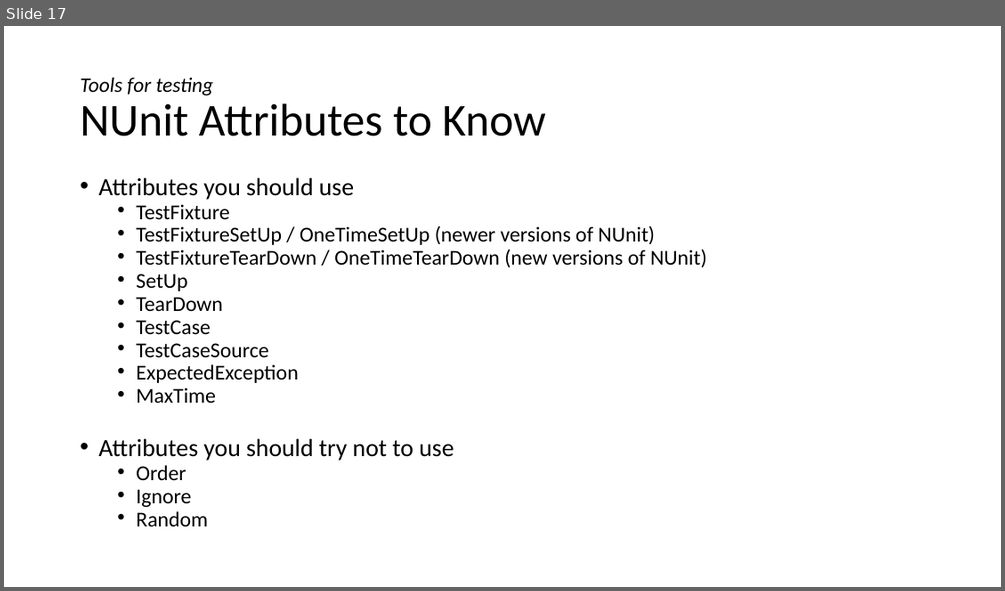
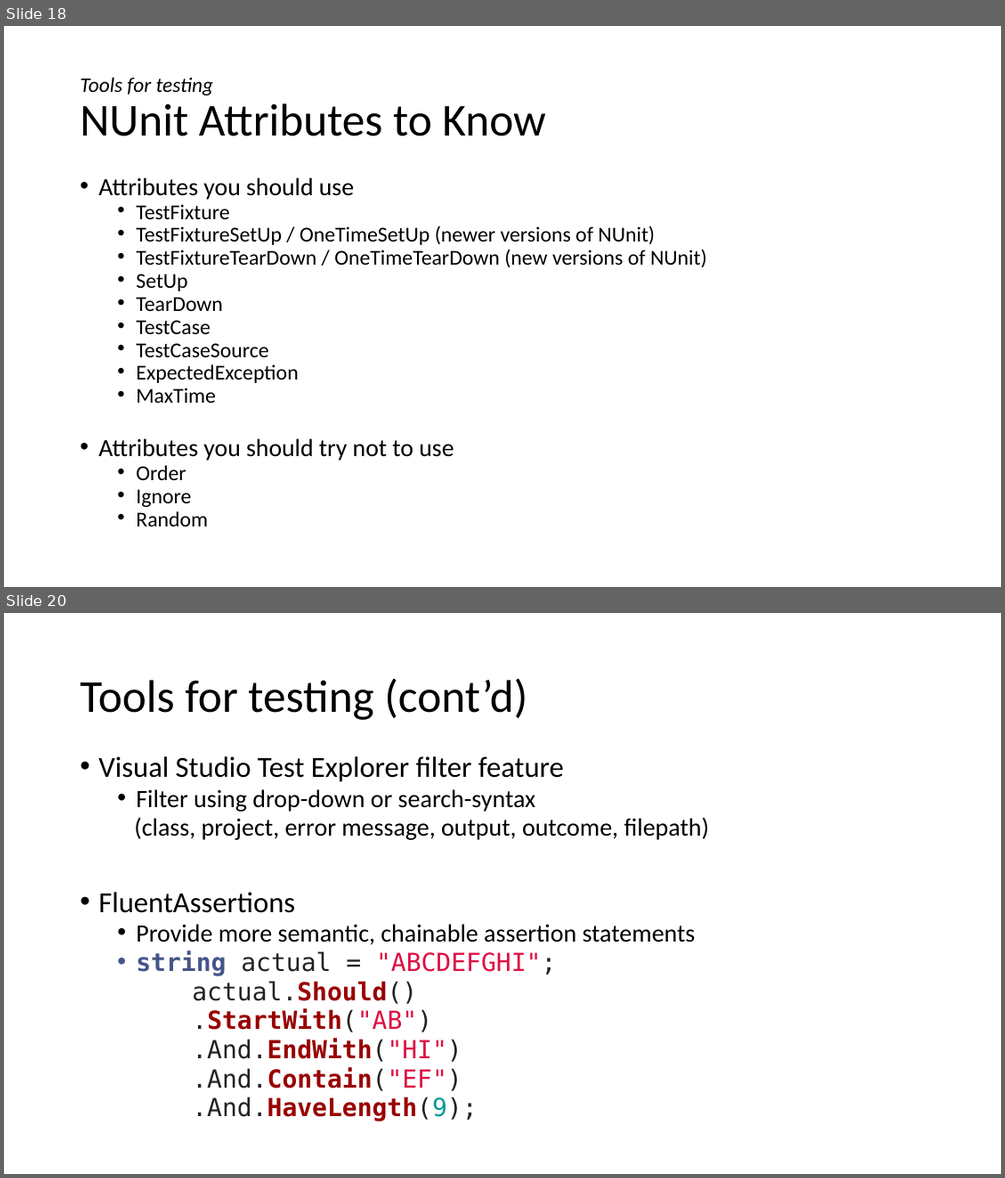
Before and after one commit to dnllowe/testing-presentation, a slide deck: testing-presentation.pptx. Shown one above the other, each under a label of ours: slide 17 before the commit, slides 18 and 20 after it; the slides between them are not shown. The pictures are 1005x591 and 1005x1178 pixels, drawn with LibreOffice and Linux fonts; fonts in the diff are those of the drawing. Boxes give left, top, right and bottom in pixels: in the first picture for what was removed or moved away, otherwise in the second. Text is boxed around its words. In the diff, an @@ line names an element or a change of style, - is before the commit and + after.

```diff
--- a/testing-presentation.pptx
+++ b/testing-presentation.pptx
@@ slide 20 added at [4,613,1001,1174], background #FFFFFF @@
@@ title added at [80,678,527,720], 44 pt, text #000000 @@
+Tools for testing (cont’d)
@@ text added at [98,756,710,1121], 24 pt, text #000000 @@
+• Visual Studio Test Explorer filter feature
+  • Filter using drop-down or search-syntax
+  (class, project, error message, output, outcome, filepath)
+• FluentAssertions
+  • Provide more semantic, chainable assertion statements
+  • string actual = "ABCDEFGHI";
+  actual.Should()
+  .StartWith("AB")
+  .And.EndWith("HI")
+  .And.Contain("EF")
+  .And.HaveLength(9);
@@ what was slide 17 is now slide 18 @@
```
Also in this commit, not shown: 7 slides changed, 7 other slides added, 6 other files.
